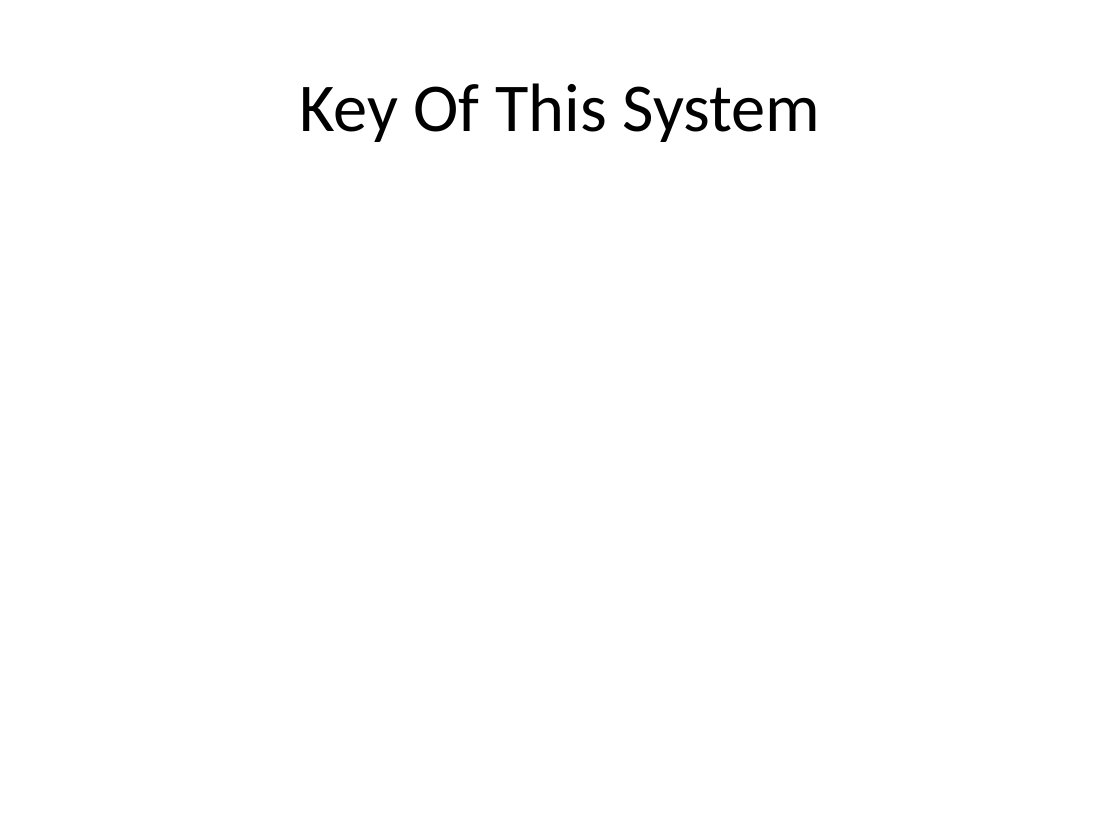
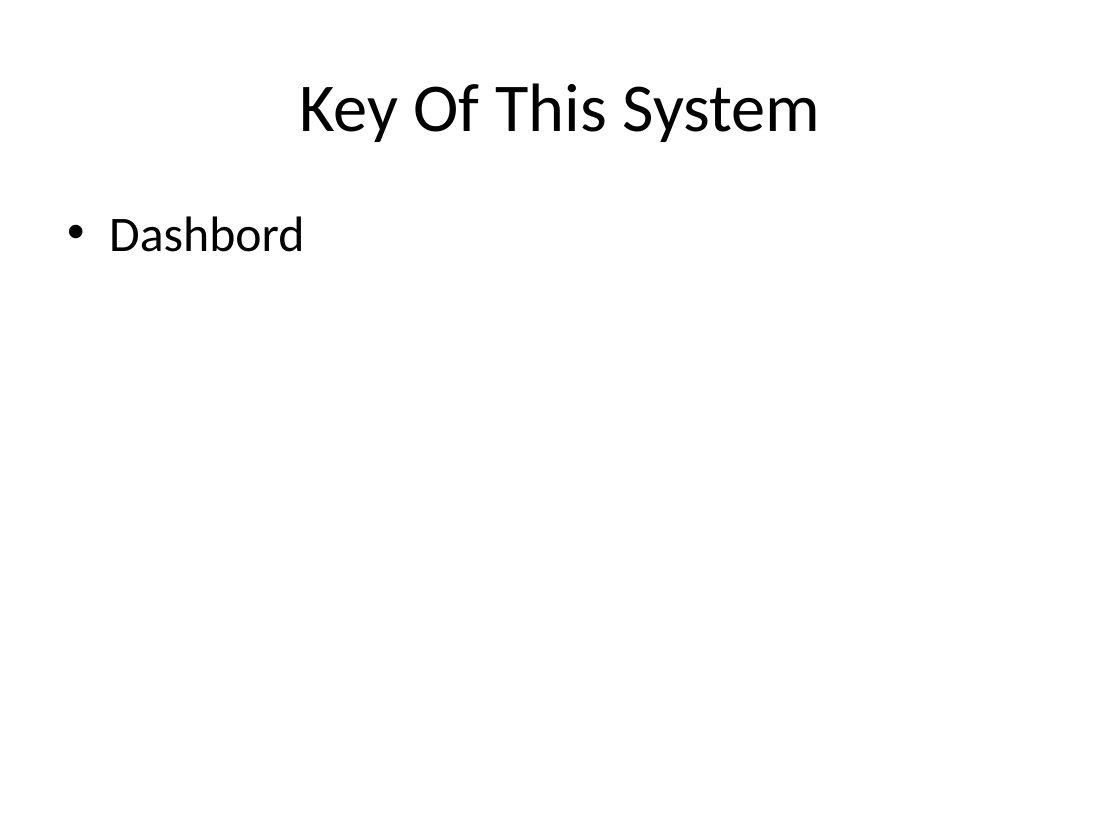
Before and after one commit to raselahmmedgit/fscd-hrpfs-docs, a slide deck: slide 7 of Proposal Docs/hr_proposal.pptx. Drawn at 1120x840 pixels with LibreOffice and Linux fonts; fonts in the diff are those of the drawing. Boxes give left, top, right and bottom in pixels: in the first picture for what was removed or moved away, otherwise in the second. Text is boxed around its words. In the diff, an @@ line names an element or a change of style, - is before the commit and + after.

```diff
--- a/Proposal Docs/hr_proposal.pptx
+++ b/Proposal Docs/hr_proposal.pptx
@@ text added at (109,216,304,252), 32 pt, text #000000 @@
+• Dashbord
```
Also in this commit, not shown: 4 other slides changed.
